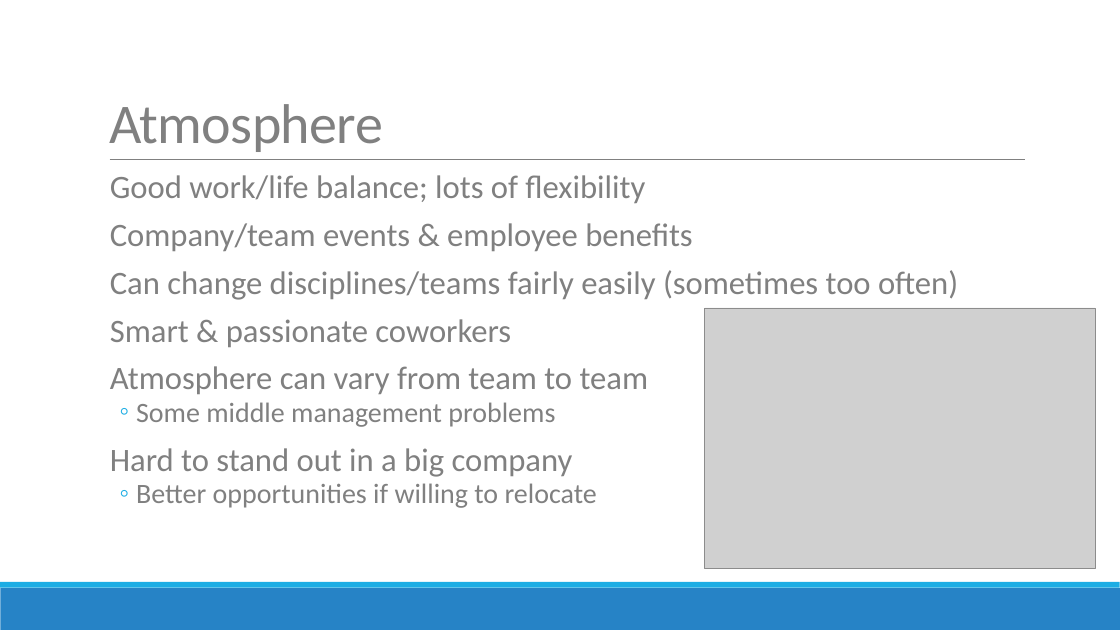
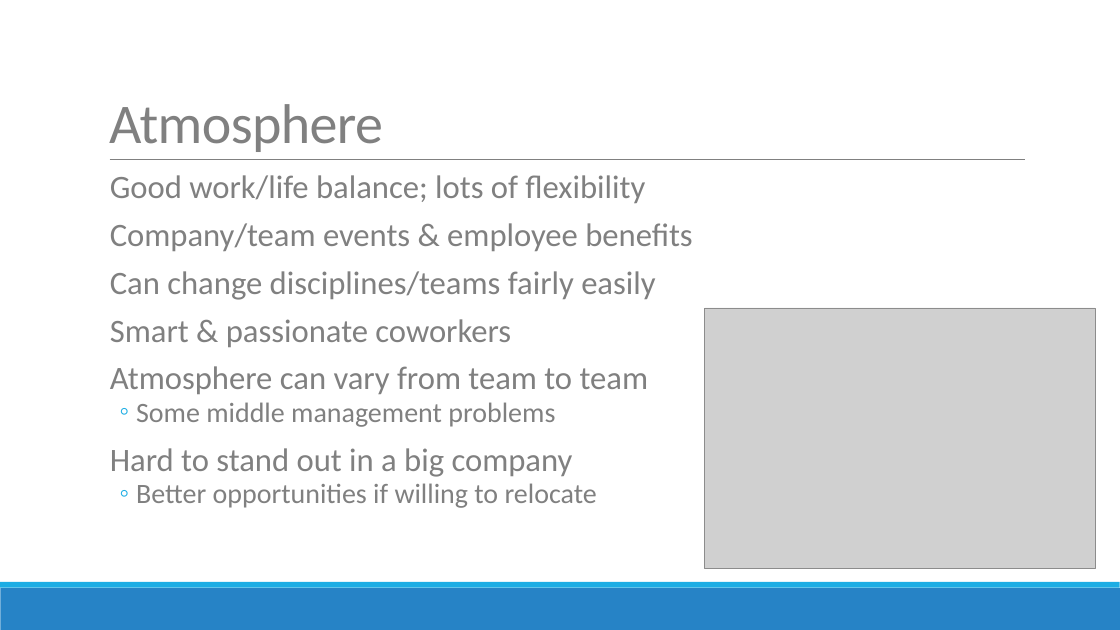
Before and after one commit to deepti-ramani/class-work, a slide deck: slide 2 of GameCareer_Microsoft.pptx. Drawn at 1120x630 pixels with LibreOffice and Linux fonts; fonts in the diff are those of the drawing; grey boxes stand for pictures. Boxes give left, top, right and bottom in pixels: in the first picture for what was removed or moved away, otherwise in the second. Text is boxed around its words. In the diff, an @@ line names an element or a change of style, - is before the commit and + after.

```diff
--- a/GameCareer_Microsoft.pptx
+++ b/GameCareer_Microsoft.pptx
@@ text at (x1=110, y1=271, x2=655, y2=300): text changed @@
-  Can change disciplines/teams fairly easily (sometimes too often)
+  Can change disciplines/teams fairly easily
```
Also in this commit, not shown: 4 other slides changed, 1 slide added.
